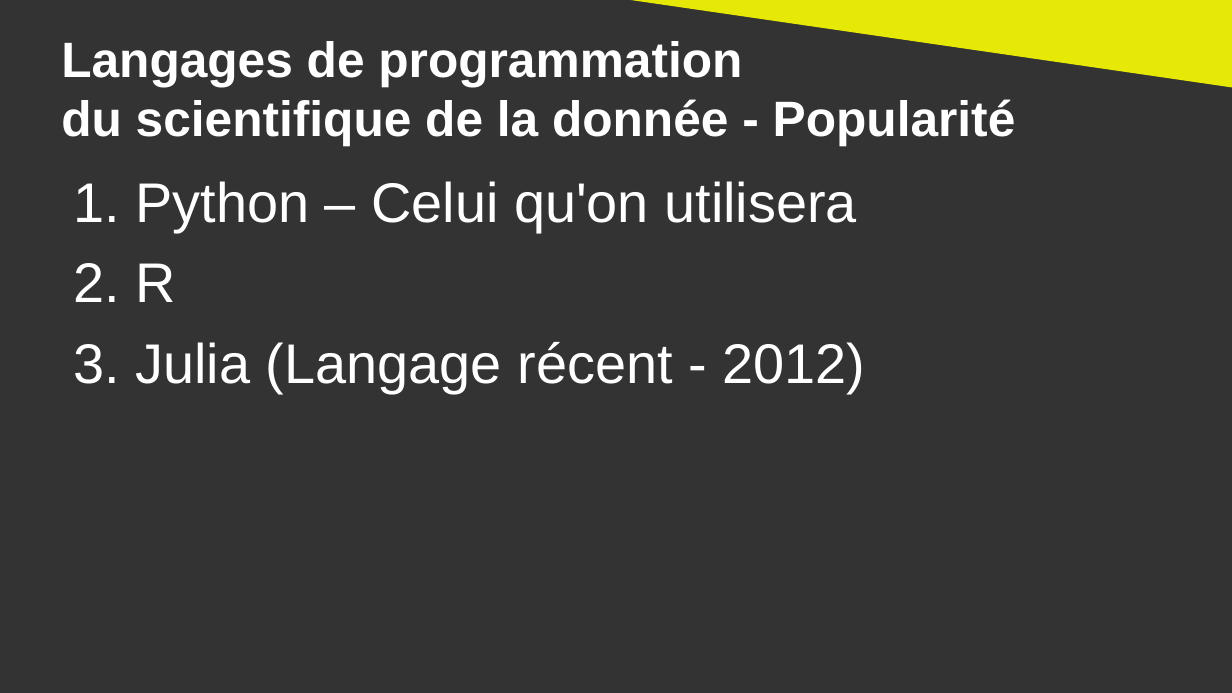
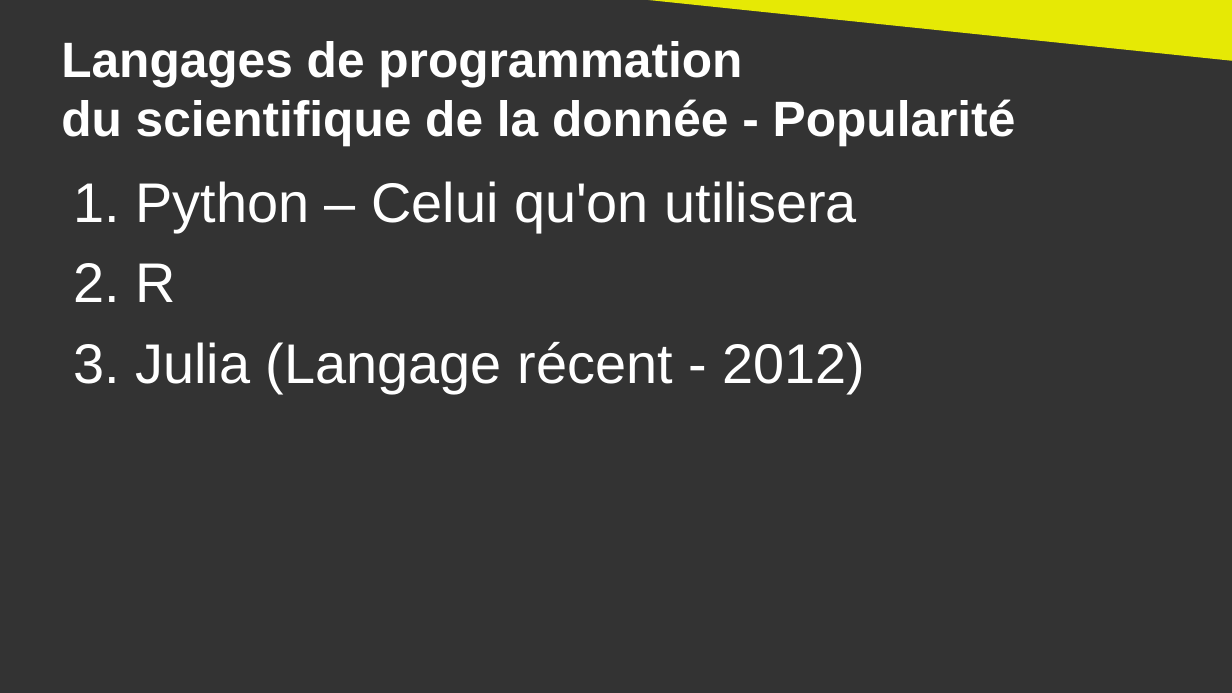
Before and after one commit to DanYellow/cours, a slide deck: slide 9 of big-data-s4/travaux-pratiques/numero-3/presentation.odp. Drawn at 1232x693 pixels with LibreOffice and Linux fonts; fonts in the diff are those of the drawing. Boxes give left, top, right and bottom in pixels: in the first picture for what was removed or moved away, otherwise in the second. Text is boxed around its words. In the diff, an @@ line names an element or a change of style, - is before the commit and + after.

```diff
--- a/big-data-s4/travaux-pratiques/numero-3/presentation.odp
+++ b/big-data-s4/travaux-pratiques/numero-3/presentation.odp
@@ right triangle: place and size @@
-right triangle at (596,0,1232,88)
+right triangle at (601,0,1232,61)
```
Also in this commit, not shown: 1 other slide changed, 10 other files.
